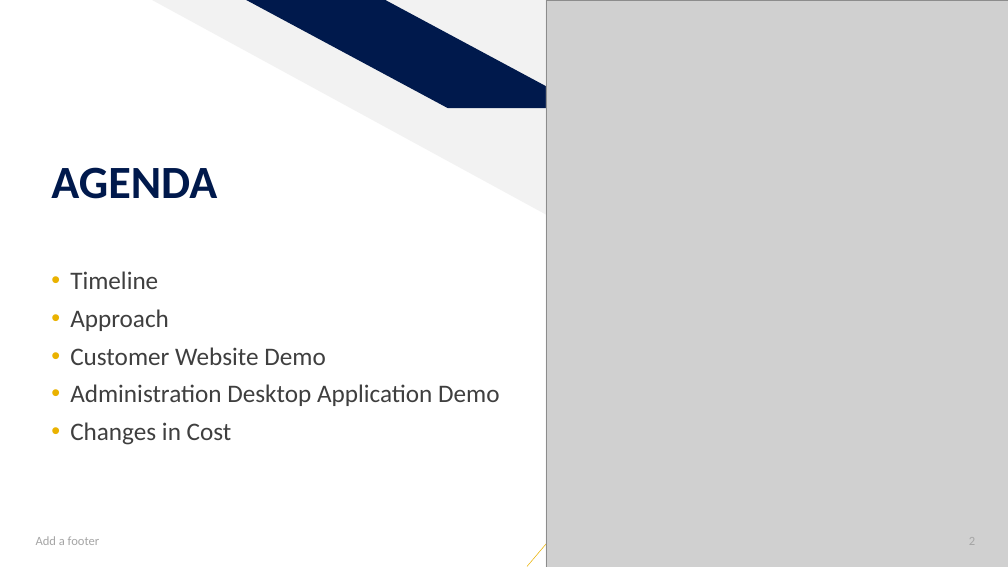
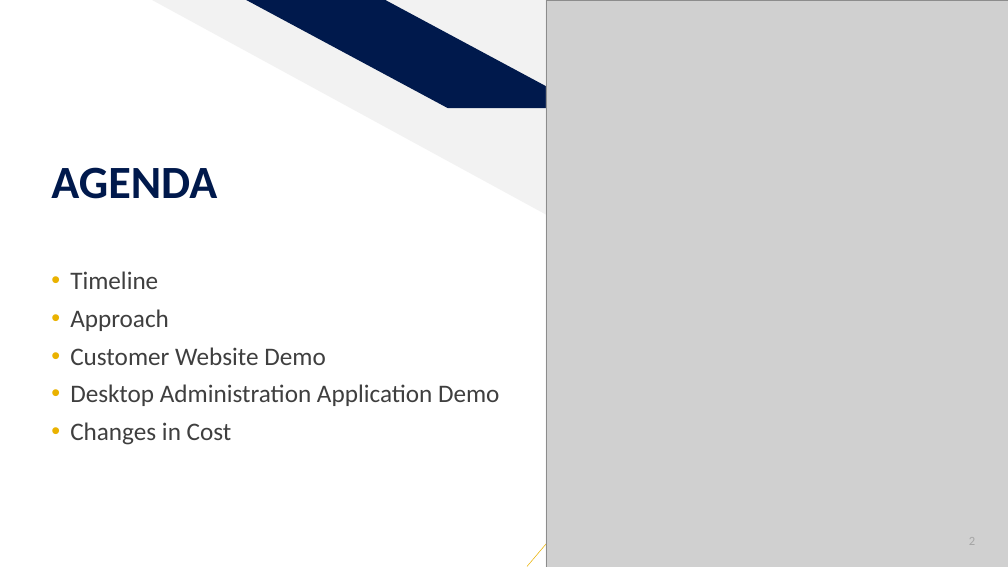
Before and after one commit to louiseanacosta/FIXED.Workshop4, a slide deck: slide 2 of TEAMLID_Presentation.pptx. Drawn at 1008x567 pixels with LibreOffice and Linux fonts; fonts in the diff are those of the drawing; grey boxes stand for pictures. Boxes give left, top, right and bottom in pixels: in the first picture for what was removed or moved away, otherwise in the second. Text is boxed around its words. In the diff, an @@ line names an element or a change of style, - is before the commit and + after.

```diff
--- a/TEAMLID_Presentation.pptx
+++ b/TEAMLID_Presentation.pptx
@@ text at (70, 384, 499, 406): text changed @@
-• Administration Desktop Application Demo
+• Desktop Administration Application Demo
@@ text removed at (36, 536, 100, 545) @@
-Add a footer
```
Also in this commit, not shown: 4 other slides changed, 1 other file.
